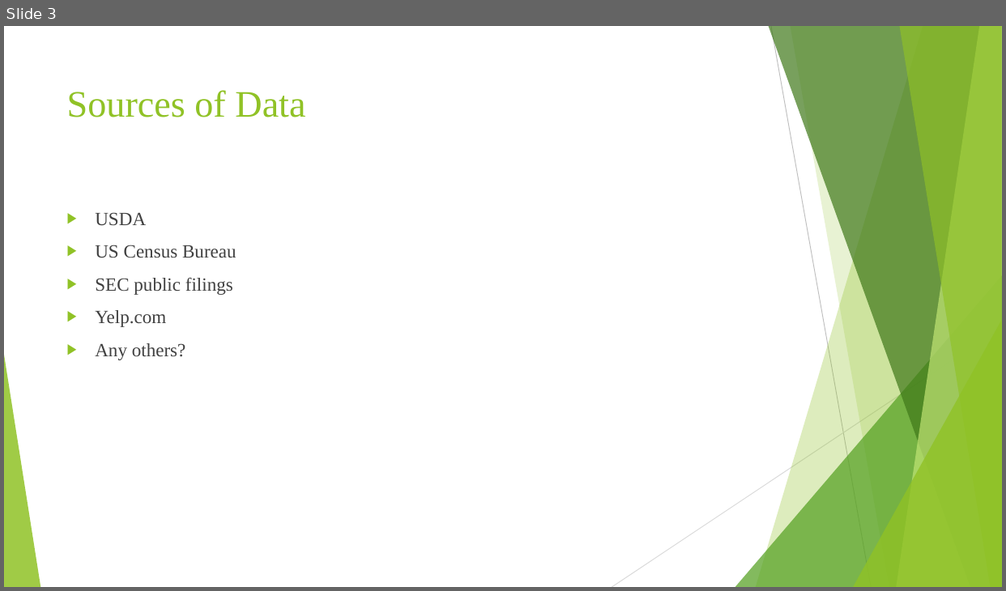
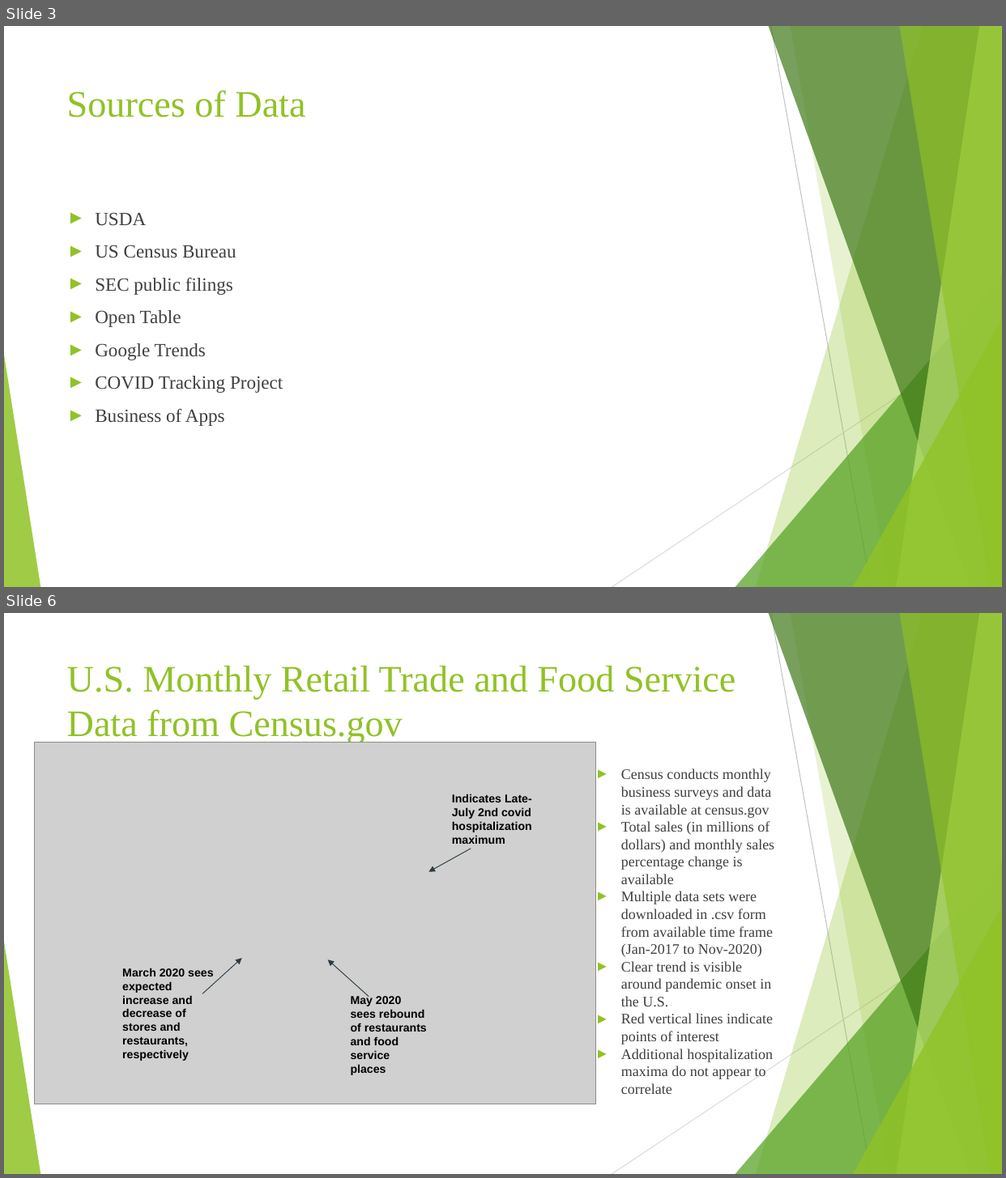
Before and after one commit to emmobley63/Project_1, a slide deck: Group 2 PowerPoint Presentation.pptx. Shown one above the other, each under a label of ours: slide 3 before the commit, slides 3 and 6 after it; the slides between them are not shown. The pictures are 1006x591 and 1006x1178 pixels, drawn with LibreOffice and Linux fonts; fonts in the diff are those of the drawing; grey boxes stand for pictures. Boxes give left, top, right and bottom in pixels: in the first picture for what was removed or moved away, otherwise in the second. Text is boxed around its words. In the diff, an @@ line names an element or a change of style, - is before the commit and + after.

```diff
--- a/Group 2 PowerPoint Presentation.pptx
+++ b/Group 2 PowerPoint Presentation.pptx
@@ slide 6 added at <box>4,613,1002,1174</box>, background #FFFFFF; not listed: 10 template elements that a slide beside it also shows @@
@@ title added at <box>67,666,735,743</box>, 36 pt, text #90C226 @@
+U.S. Monthly Retail Trade and Food Service Data from Census.gov
@@ picture added at <box>34,742,596,1104</box> @@
@@ text added at <box>621,769,774,1080</box>, 14 pt, text #3F3F3F @@
+► Census conducts monthly business surveys and data is available at census.gov
+► Total sales (in millions of dollars) and monthly sales percentage change is available
+► Multiple data sets were downloaded in .csv form from available time frame (Jan-2017 to Nov-2020)
+► Clear trend is visible around pandemic onset in the U.S.
+► Red vertical lines indicate points of interest
+► Additional hospitalization maxima do not appear to correlate
@@ text added at <box>452,794,532,844</box>, 11 pt, text #000000, bold @@
+Indicates Late-July 2nd covid hospitalization maximum
@@ arrow added from (471, 849) to (428, 872), #2C3C43 0.75 pt @@
@@ text added at <box>122,968,213,1061</box>, 11 pt, text #000000, bold @@
+March 2020 sees expected increase and decrease of stores and restaurants, respectively
@@ arrow added from (202, 994) to (242, 958), #2C3C43 0.75 pt @@
@@ arrow added from (368, 997) to (328, 960), #2C3C43 0.75 pt @@
@@ text added at <box>351,995,427,1076</box>, 11 pt, text #000000, bold @@
+May 2020 sees rebound of restaurants and food service places
@@ slide 3 changed as well @@
@@ text at <box>95,310,283,426</box>: text changed; text colour #404040 to #3F3F3F @@
-▶ Yelp.com
-▶ Any others?
+► Open Table
+► Google Trends
+► COVID Tracking Project
+► Business of Apps
```
Also in this commit, not shown: 3 other slides changed, 3 other slides added, 1 other file.
